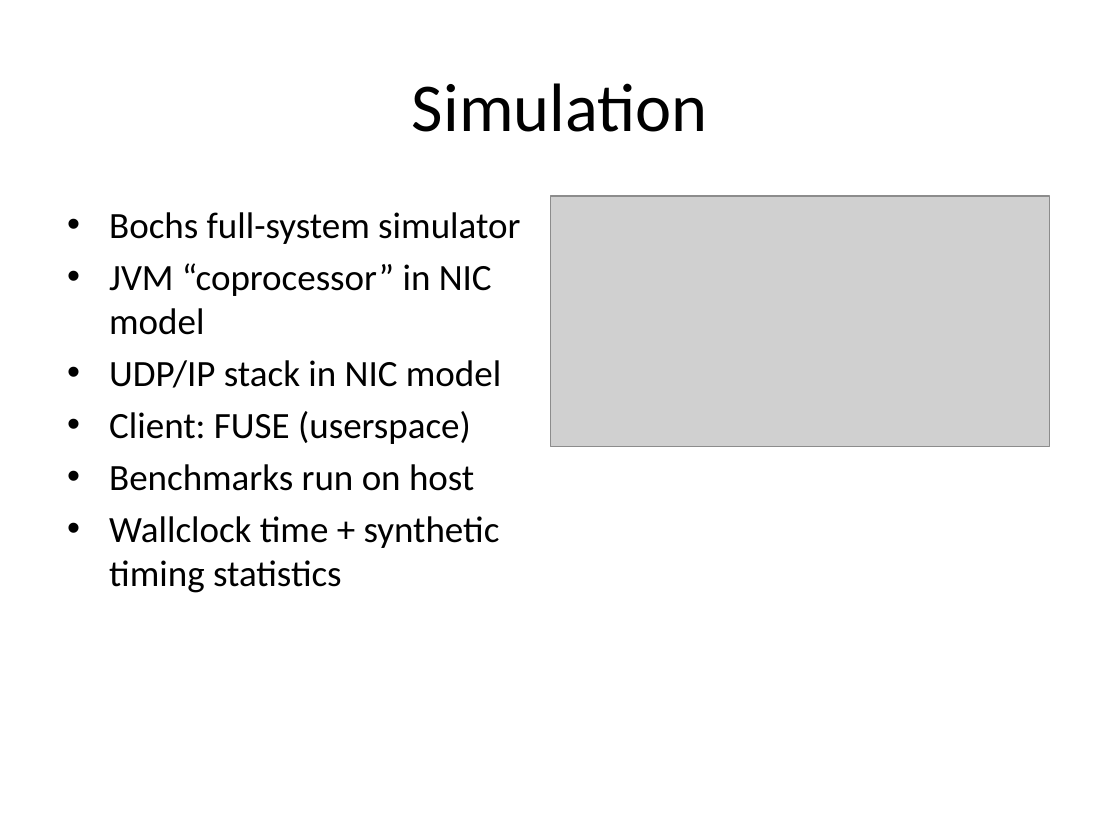
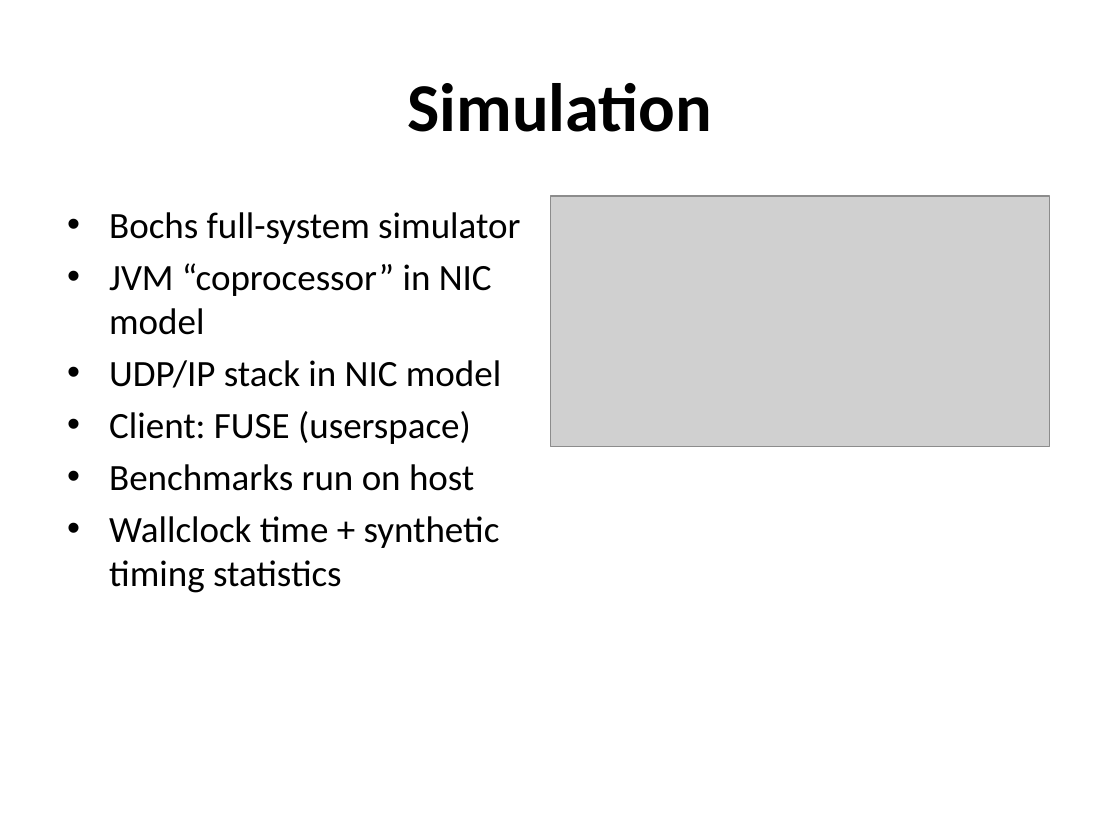
Before and after one commit to madananshul/ActiveRDMA, a slide deck: slide 14 of doc/presentation/presentation.pptx. Drawn at 1120x840 pixels with LibreOffice and Linux fonts; fonts in the diff are those of the drawing; grey boxes stand for pictures. Boxes give left, top, right and bottom in pixels: in the first picture for what was removed or moved away, otherwise in the second. Text is boxed around its words. In the diff, an @@ line names an element or a change of style, - is before the commit and + after.

```diff
--- a/doc/presentation/presentation.pptx
+++ b/doc/presentation/presentation.pptx
@@ title "Simulation" at [407, 83, 712, 132]: bold on @@
```
Also in this commit, not shown: 17 other slides changed, 1 other file.
